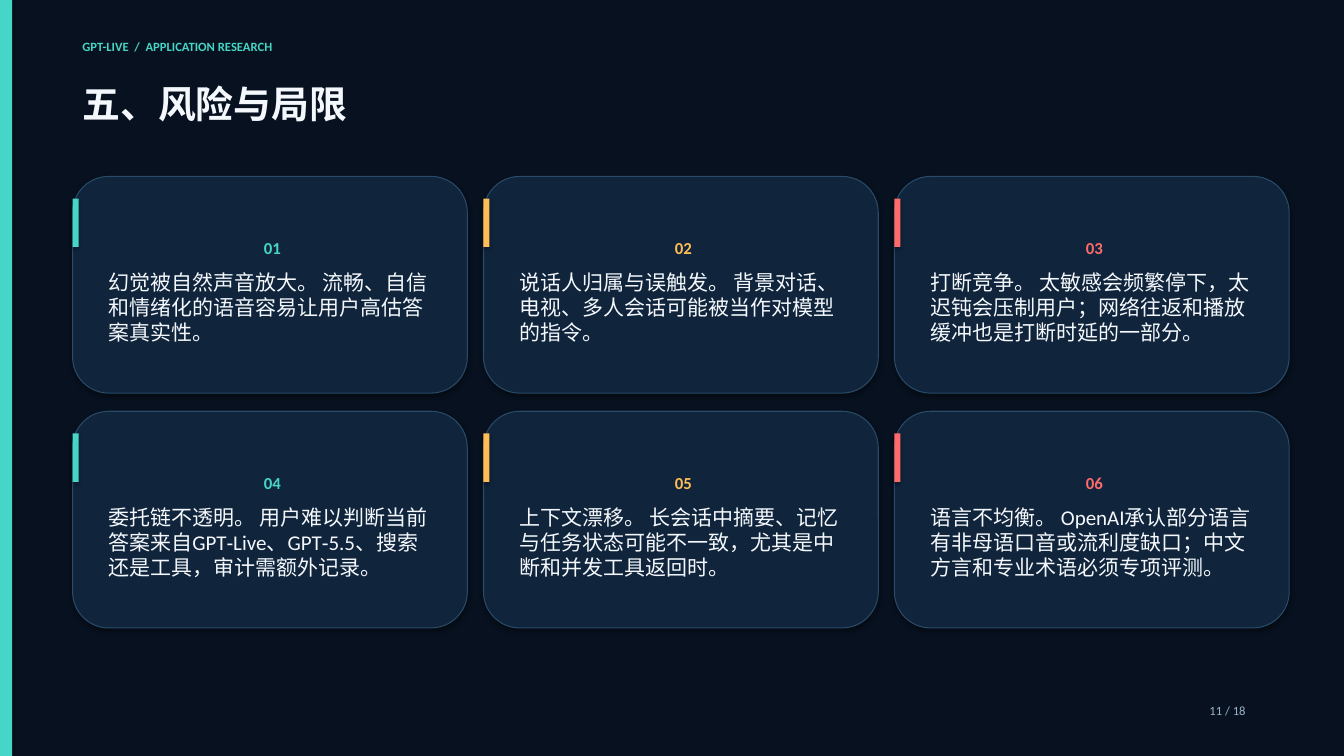
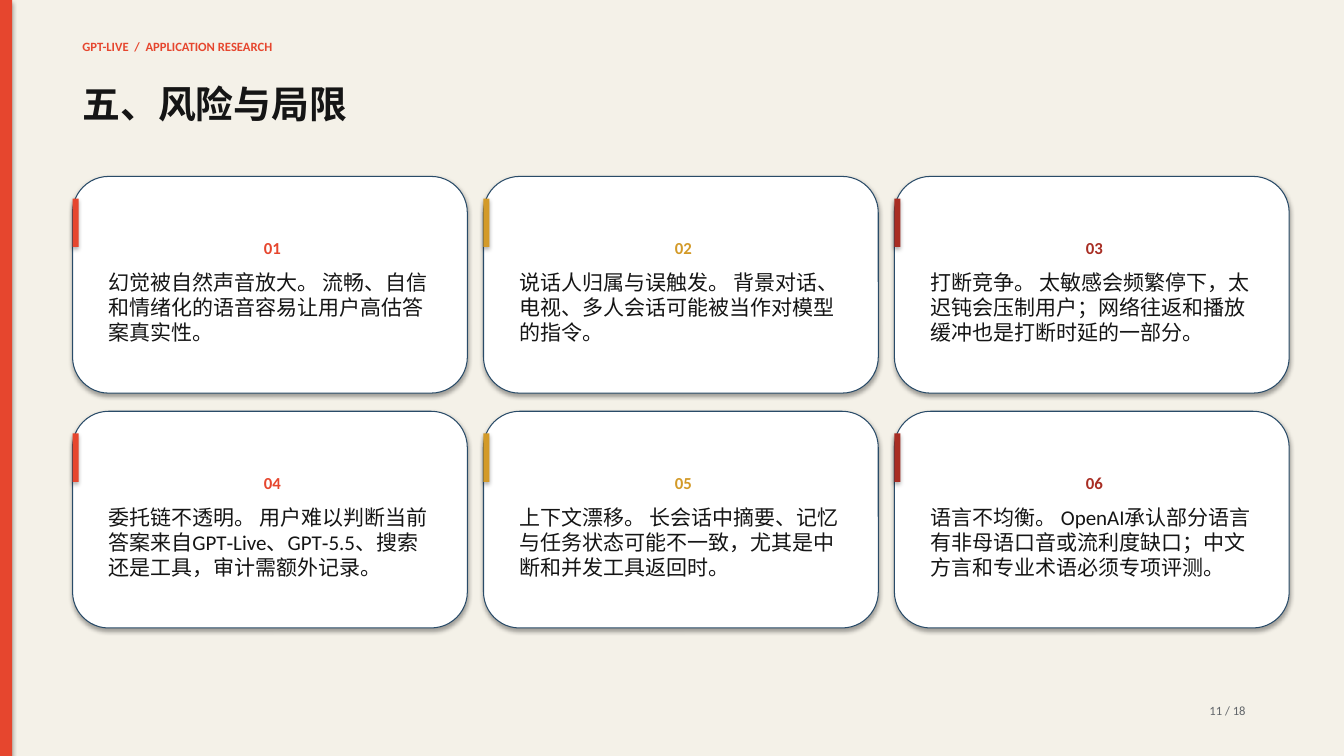
Before and after one commit to sushioo170506-ship-it/northstar, a slide deck: slide 11 of outputs/gpt-live-application-research/gpt-live-deck.pptx. Drawn at 1344x756 pixels with LibreOffice and Linux fonts; fonts in the diff are those of the drawing. Boxes give left, top, right and bottom in pixels: in the first picture for what was removed or moved away, otherwise in the second. Text is boxed around its words. In the diff, an @@ line names an element or a change of style, - is before the commit and + after.

```diff
--- a/outputs/gpt-live-application-research/gpt-live-deck.pptx
+++ b/outputs/gpt-live-application-research/gpt-live-deck.pptx
@@ background #07111F to #F4F1E8 @@
@@ text "GPT-LIVE / APPLICATION RESEARCH" at (82, 42, 272, 51): text colour #46D6C8 to #E6462E @@
@@ text "五、风险与局限" at (82, 85, 347, 122): text colour #F4F8FC to #151515 @@
@@ rounded rectangle "01" at (73, 176, 468, 393): text colour #46D6C8 to #E6462E in "01"; text colour #F4F8FC to #151515; fill #10243C to #FFFFFF @@
@@ rounded rectangle "02" at (484, 176, 879, 393): text colour #FFBE55 to #D39A28 in "02"; text colour #F4F8FC to #151515; fill #10243C to #FFFFFF @@
@@ rounded rectangle "03" at (894, 176, 1290, 393): text colour #FF6B6B to #A82D23 in "03"; text colour #F4F8FC to #151515; fill #10243C to #FFFFFF @@
@@ rectangle at (484, 199, 490, 247): fill #FFBE55 to #D39A28 @@
@@ rectangle at (894, 199, 900, 247): fill #FF6B6B to #A82D23 @@
@@ rounded rectangle "04" at (73, 411, 468, 628): text colour #46D6C8 to #E6462E in "04"; text colour #F4F8FC to #151515; fill #10243C to #FFFFFF @@
@@ rounded rectangle "05" at (484, 411, 879, 628): text colour #FFBE55 to #D39A28 in "05"; text colour #F4F8FC to #151515; fill #10243C to #FFFFFF @@
@@ rounded rectangle "06" at (894, 411, 1290, 628): text colour #FF6B6B to #A82D23 in "06"; text colour #F4F8FC to #151515; fill #10243C to #FFFFFF @@
@@ fill #46D6C8 to #E6462E in 3 elements at (0, 0, 12, 756), (73, 199, 79, 247), (73, 434, 79, 482) @@
@@ rectangle at (484, 434, 490, 482): fill #FFBE55 to #D39A28 @@
@@ rectangle at (894, 434, 900, 482): fill #FF6B6B to #A82D23 @@
@@ text "11 / 18" at (1209, 706, 1246, 715): text colour #9AB2C8 to #62666A @@
```
Also in this commit, not shown: 17 other slides changed, 6 other files.
